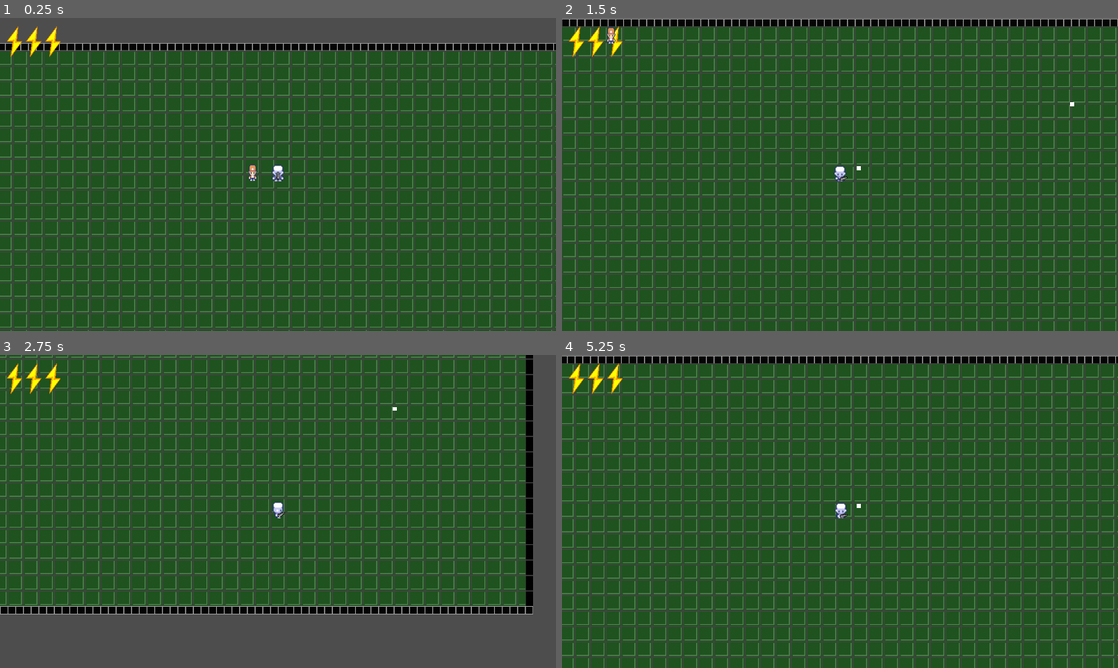
Above: before the commit, frames 1-4 (two rows, left to right).
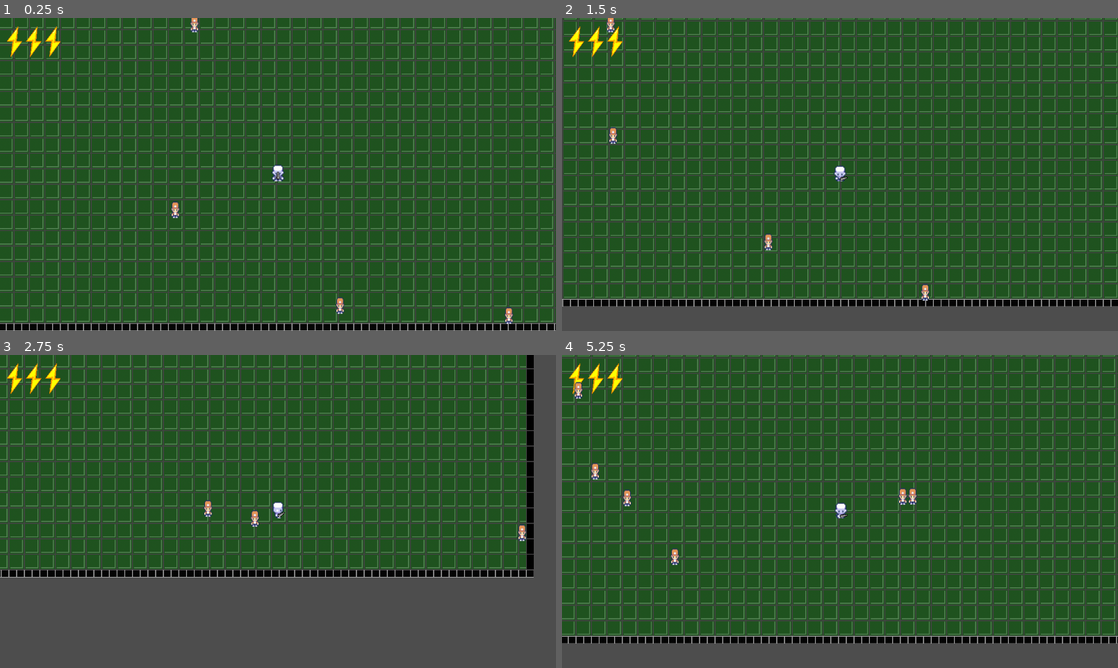
Above: after the commit, the same moments.

Repository: Hisoka-Morow-404/test-game
Game: Godot game, scene res://scenes/DebugWorld.tscn
Two runs of this game, one before a commit and one after it. Both use one fixed random seed, a clock stepped at 60 frames per second and the inputs below.
Inputs (mouse positions are in pixels of both pictures, inside the frame that each line leads up to):
- Up to frame 1 (0.25 s): no input
- Up to frame 2 (1.5 s): move the mouse to (962, 158) at 0.52 s; hold D (ui_right) 0.53-1.28 s; click (962, 158) at 0.67 s; move the mouse to (990, 143) at 1.27 s; hold S (ui_down) from 1.28 s (still down); click (990, 143) at 1.42 s
- Up to frame 3 (2.75 s): move the mouse to (489, 392) at 2.02 s; release S (ui_down) at 2.03 s; hold D (ui_right) from 2.03 s (still down); click (489, 392) at 2.17 s
- Up to frame 4 (5.25 s): move the mouse to (812, 574) at 2.77 s; release D (ui_right) at 2.78 s; hold W (ui_up) 2.78-3.53 s; click (812, 574) at 2.92 s; move the mouse to (1006, 558) at 3.52 s; hold A (ui_left) 3.53-5.03 s; move the mouse to (673, 464) at 4.27 s; move the mouse to (867, 511) at 5.02 s; hold S (ui_down) from 5.03 s (still down); click (867, 511) at 5.17 s

The runs differ from the first frame. In frame 1, 43% of the frame differs, in the area x 0-100%, y 0-100%; in frame 2, 44%; in frame 3, 36%; in frame 4, 44%.

Commit message:
add enemy hp and death

Diff:
--- /dev/null
+++ b/scenes/DebugWorld.gd
@@ -0,0 +1,13 @@
+extends Node
+
+func _ready():
+	for enemyNum in 10:
+		var enemy = preload("res://scenes/entities/enemy/Enemy.tscn").instantiate()
+		var mapSize = $Map/TileMap.get_used_rect().size
+		var x = randf_range(0,mapSize.x)*16
+		var y = randf_range(0,mapSize.y)*16
+		print(mapSize);
+		print(x);
+		print(y);
+		enemy.position = Vector2(x,y)
+		add_child(enemy)
--- a/scenes/DebugWorld.tscn
+++ b/scenes/DebugWorld.tscn
@@ -2,8 +2,8 @@
 
 [ext_resource type="Texture2D" uid="uid://b0whgifjohsah" path="res://scenes/entities/DebugWorld/pixil-frame-0.png" id="1_0q8f0"]
 [ext_resource type="Texture2D" uid="uid://qmyu6xrq3tm" path="res://scenes/entities/DebugWorld/tileMap.png" id="1_lraoy"]
+[ext_resource type="Script" path="res://scenes/DebugWorld.gd" id="1_qthob"]
 [ext_resource type="PackedScene" uid="uid://clcjpn7ppaips" path="res://scenes/entities/Player/Player.tscn" id="2_sv0gs"]
-[ext_resource type="PackedScene" uid="uid://bb4bnimw6hajr" path="res://scenes/entities/enemy/Enemy.tscn" id="4_jcnh7"]
 
 [sub_resource type="TileSetAtlasSource" id="TileSetAtlasSource_ot57t"]
 texture = ExtResource("1_lraoy")
@@ -32,8 +32,10 @@
 size = Vector2(16, 672)
 
 [node name="DebugWorld" type="Node"]
+script = ExtResource("1_qthob")
 
 [node name="Map" type="Node2D" parent="."]
+position = Vector2(835, 273)
 
 [node name="TileMap" type="TileMap" parent="Map"]
 tile_set = SubResource("TileSet_rrw15")
@@ -65,5 +67,4 @@
 shape = SubResource("RectangleShape2D_6baff")
 
 [node name="Player" parent="." instance=ExtResource("2_sv0gs")]
-
-[node name="EnemyMain" parent="." instance=ExtResource("4_jcnh7")]
+position = Vector2(854, 349)
--- a/scenes/entities/Player/Player.tscn
+++ b/scenes/entities/Player/Player.tscn
@@ -52,6 +52,40 @@
 "values": [10, 18, 26, 18]
 }
 
+[sub_resource type="Animation" id="Animation_b2ewb"]
+resource_name = "left_down_diag"
+length = 0.85
+loop_mode = 1
+tracks/0/type = "value"
+tracks/0/imported = false
+tracks/0/enabled = true
+tracks/0/path = NodePath("Bug:frame")
+tracks/0/interp = 1
+tracks/0/loop_wrap = true
+tracks/0/keys = {
+"times": PackedFloat32Array(0, 0.2, 0.4, 0.6),
+"transitions": PackedFloat32Array(1, 1, 1, 1),
+"update": 1,
+"values": [13, 21, 29, 21]
+}
+
+[sub_resource type="Animation" id="Animation_mmwjk"]
+resource_name = "left_up_diag"
+length = 0.85
+loop_mode = 1
+tracks/0/type = "value"
+tracks/0/imported = false
+tracks/0/enabled = true
+tracks/0/path = NodePath("Bug:frame")
+tracks/0/interp = 1
+tracks/0/loop_wrap = true
+tracks/0/keys = {
+"times": PackedFloat32Array(0, 0.2, 0.4, 0.6),
+"transitions": PackedFloat32Array(1, 1, 1, 1),
+"update": 1,
+"values": [15, 23, 31, 23]
+}
+
 [sub_resource type="Animation" id="Animation_p3y1i"]
 resource_name = "runDown"
 length = 0.85
@@ -86,40 +120,6 @@
 "values": [8, 16, 24, 16]
 }
 
-[sub_resource type="Animation" id="Animation_mmwjk"]
-resource_name = "left_up_diag"
-length = 0.85
-loop_mode = 1
-tracks/0/type = "value"
-tracks/0/imported = false
-tracks/0/enabled = true
-tracks/0/path = NodePath("Bug:frame")
-tracks/0/interp = 1
-tracks/0/loop_wrap = true
-tracks/0/keys = {
-"times": PackedFloat32Array(0, 0.2, 0.4, 0.6),
-"transitions": PackedFloat32Array(1, 1, 1, 1),
-"update": 1,
-"values": [15, 23, 31, 23]
-}
-
-[sub_resource type="Animation" id="Animation_b2ewb"]
-resource_name = "left_down_diag"
-length = 0.85
-loop_mode = 1
-tracks/0/type = "value"
-tracks/0/imported = false
-tracks/0/enabled = true
-tracks/0/path = NodePath("Bug:frame")
-tracks/0/interp = 1
-tracks/0/loop_wrap = true
-tracks/0/keys = {
-"times": PackedFloat32Array(0, 0.2, 0.4, 0.6),
-"transitions": PackedFloat32Array(1, 1, 1, 1),
-"update": 1,
-"values": [13, 21, 29, 21]
-}
-
 [sub_resource type="AnimationLibrary" id="AnimationLibrary_2x1b6"]
 _data = {
 "Idle": SubResource("Animation_py4mt"),
@@ -134,9 +134,9 @@
 [sub_resource type="CircleShape2D" id="CircleShape2D_e276d"]
 radius = 16.0
 
-[node name="PlayerMain" type="Node"]
+[node name="PlayerMain" type="Node2D"]
 
-[node name="Player" type="CharacterBody2D" parent="."]
+[node name="Player" type="CharacterBody2D" parent="." groups=["Player"]]
 script = ExtResource("1_bsig4")
 
 [node name="Bug" type="Sprite2D" parent="Player"]
--- a/scenes/entities/bullet/StandardBullet/StandardBullet.gd
+++ b/scenes/entities/bullet/StandardBullet/StandardBullet.gd
@@ -13,3 +13,8 @@
 func _on_hit_box_body_entered(body):
 	if body is StaticBody2D:
 		queue_free()
+
+	if "Enemy" in body.get_groups():
+		queue_free()
+		body.hp-=10
+		print(body.hp)
--- a/scenes/entities/enemy/Enemy.gd
+++ b/scenes/entities/enemy/Enemy.gd
@@ -2,25 +2,48 @@
 
 
 
-const SPEED = 300.0
+var SPEED = 100
 var value = randf_range(-1, 1)
 var direction = Vector2(value,value).normalized()
 var timer = Timer.new()
+var hp = 100
+var target
 
 func _ready():
+	timer.wait_time = 3
 	timer.one_shot = true
-	timer.wait_time = 3
-
+	add_child(timer)
 
 func _physics_process(delta):
-	if(timer.is_stopped()):
-		timer.start()
-		changeDirection(-10, 10)
-		velocity += direction * SPEED * delta
+	if target:
+		direction = (target.get_global_position() - self.get_global_position()).normalized()
+	else:
+		if timer.is_stopped():
+			timer.start()
+			changeDirection(-1000, 1000)
 
+	velocity = direction * SPEED
+	move_and_slide()
 
-	move_and_slide()
+	isAlive()
 
 func changeDirection(a:int, b:int):
 	value = randf_range(a, b)
-	var direction = Vector2(value,value).normalized()
+	var value2 = randf_range(a, b)
+	direction = Vector2(value,value2).normalized()
+
+
+func _on_fov_body_entered(body):
+	if "Player" in body.get_groups():
+		SPEED = 150
+		target = body
+
+
+func _on_fov_body_exited(body):
+	if "Player" in body.get_groups():
+		SPEED = 50
+		target = null
+
+func isAlive():
+	if hp <= 0 :
+		queue_free()
--- a/scenes/entities/enemy/Enemy.tscn
+++ b/scenes/entities/enemy/Enemy.tscn
@@ -6,9 +6,12 @@
 [sub_resource type="RectangleShape2D" id="RectangleShape2D_auyrq"]
 size = Vector2(18, 24)
 
-[node name="EnemyMain" type="Node"]
+[sub_resource type="CircleShape2D" id="CircleShape2D_gikqo"]
+radius = 200.0
 
-[node name="Enemy" type="CharacterBody2D" parent="."]
+[node name="EnemyMain" type="Node2D"]
+
+[node name="Enemy" type="CharacterBody2D" parent="." groups=["Enemy"]]
 script = ExtResource("1_v0647")
 
 [node name="Sprite2D" type="Sprite2D" parent="Enemy"]
@@ -21,3 +24,11 @@
 [node name="CollisionShape2D" type="CollisionShape2D" parent="Enemy"]
 position = Vector2(-1, 4)
 shape = SubResource("RectangleShape2D_auyrq")
+
+[node name="FOV" type="Area2D" parent="Enemy"]
+
+[node name="FovCollision" type="CollisionShape2D" parent="Enemy/FOV"]
+shape = SubResource("CircleShape2D_gikqo")
+
+[connection signal="body_entered" from="Enemy/FOV" to="Enemy" method="_on_fov_body_entered"]
+[connection signal="body_exited" from="Enemy/FOV" to="Enemy" method="_on_fov_body_exited"]
Not shown: 1 places in scenes/entities/enemy/Enemy.tscn that only renumber resources
